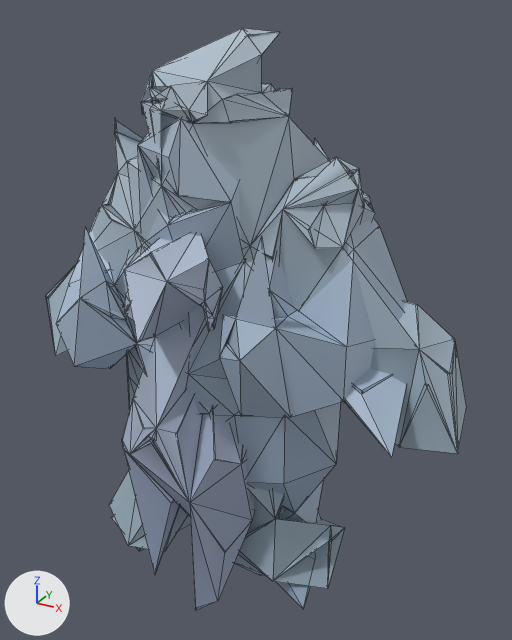
A saved change to the glTF model public/models/giants_far.glb.
The view is the same before and after, from a 50 mm lens placed at (24.3, -39.6, 39.6), pointed at (2.0, 0.9, 19.3). Every picture has the same lights, and +X, +Y and +Z are marked at lower left. The older version comes first. Mesh edges are drawn as thin lines.

Names of what the first picture shows: 'far_giant_dragon', 'far_giant_frostgiant', 'far_giant_ogre', 'far_giant_treefolk'.
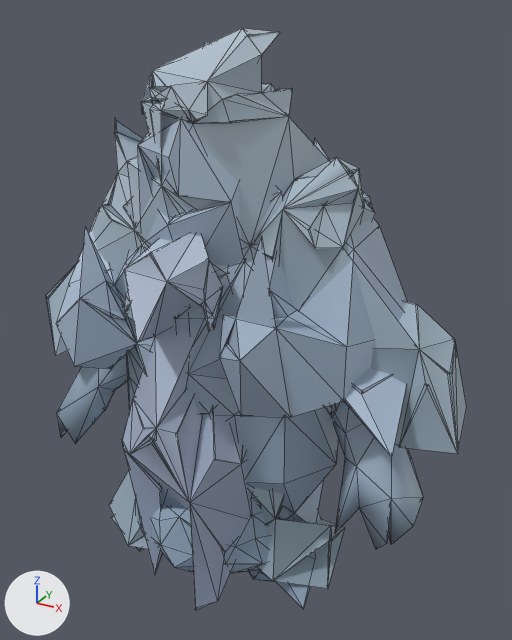
Where the change shows, as pixel boxes (x1, y1, x2, y2) in the pictures (512 x 640 px):
'far_giant_firegiant', added (mostly hidden)
    after: (56, 189, 423, 581)
'far_giant_cloudgiant', added (mostly hidden)
    after: (136, 41, 336, 573)

Diff of the bpy script that builds the scene:
```diff
--- a/public/models/giants_far.glb.py
+++ b/public/models/giants_far.glb.py
@@ me_far_giant_cloudgiant @@
+me_far_giant_cloudgiant.from_pydata(...)  # 448 vertices, 897 faces; spans x -9.5..9.3, y -7.5..7.6, z 0.1..37.8
+me_far_giant_cloudgiant.materials.append(mat_far_vtx)
@@ me_far_giant_firegiant @@
+me_far_giant_firegiant.from_pydata(...)  # 310 vertices, 648 faces; spans x -15.5..15.3, y -6.7..6.8, z 0.1..31.0
+me_far_giant_firegiant.materials.append(mat_far_vtx)
@@ ob_far_giant_cloudgiant @@
+ob_far_giant_cloudgiant = bpy.data.objects.new('far_giant_cloudgiant', me_far_giant_cloudgiant)
+ob_far_giant_cloudgiant.location = (0.0, 0.0, 0.0)
@@ ob_far_giant_firegiant @@
+ob_far_giant_firegiant = bpy.data.objects.new('far_giant_firegiant', me_far_giant_firegiant)
+ob_far_giant_firegiant.location = (0.0, 0.0, 0.0)
```
